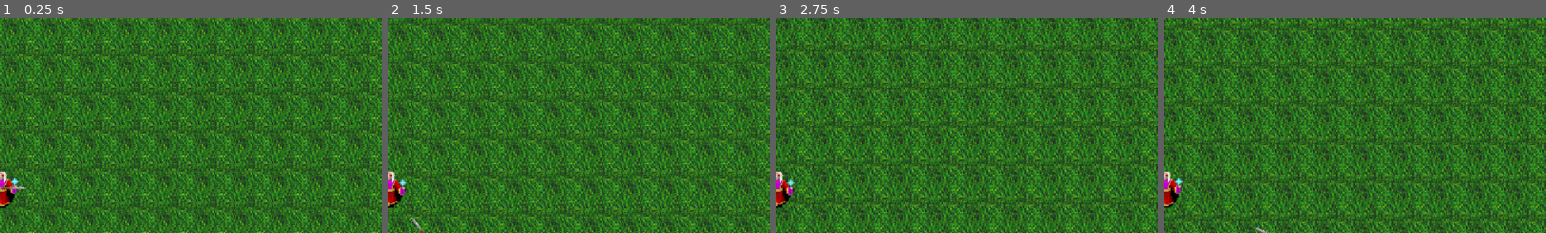
Above: before the commit, frames 1-4 (left to right).
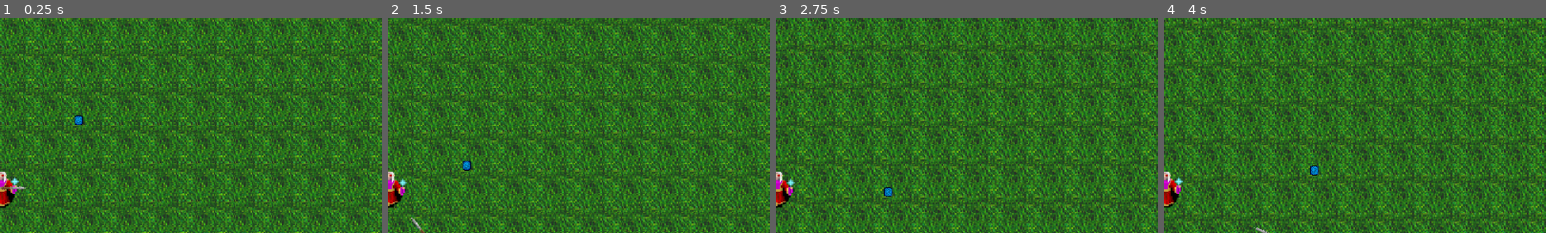
Above: after the commit, the same moments.

Repository: Sam-xiexielaoshi/Vampire-survivors-like
Game: Godot game, scene res://World/world.tscn
Two runs of this game, one before a commit and one after it. Both use one fixed random seed, a clock stepped at 60 frames per second and the inputs below. Sound files missing from this copy of the repository are replaced by a short silence.
Inputs (mouse positions are % of the whole screen's width and height, from its top left):
- Up to frame 1 (0.25 s): no input
- Up to frame 2 (1.5 s): move the mouse to (45, 70) at 0.52 s; hold W (up) from 0.53 s (still down); click (45, 70) at 0.6 s; move the mouse to (80, 65) at 1.27 s; click (80, 65) at 1.35 s
- Up to frame 3 (2.75 s): move the mouse to (20, 35) at 2.02 s; release W (up) at 2.03 s; hold A (left) from 2.03 s (still down); click (20, 35) at 2.1 s
- Up to frame 4 (4 s): move the mouse to (55, 50) at 2.77 s; click (55, 50) at 2.85 s; move the mouse to (35, 25) at 3.52 s; release A (left) at 3.53 s; hold S (down) from 3.53 s (still down); click (35, 25) at 3.6 s
The pictures show only the part of the screen within x 50-100%, y 10-60%; the shares and areas given below are measured in that part.

The runs differ from the first frame. In frame 1, 0.1% of the frame differs, in the area x 19-22%, y 44-50%; in frame 2, 0.1%; in frame 3, 0.1%; in frame 4, 0.1%.

Commit message:
completed leveling up and also added gui for the upgrades

Diff:
--- a/Objects/experience_gem.gd
+++ b/Objects/experience_gem.gd
@@ -20,13 +20,6 @@
 		sprite.texture = spr_blue
 	else:
 		sprite.texture = spr_red
-	# Start invisible & small
-	scale = Vector2(0.2, 0.2)
-	sprite.modulate.a = 0.0  # alpha 0 = invisible
-
-	var tween = get_tree().create_tween()
-	tween.tween_property(sprite, "scale", Vector2.ONE, 0.3).set_trans(Tween.TRANS_BACK).set_ease(Tween.EASE_OUT)
-	tween.parallel().tween_property(sprite, "modulate:a", 1.0, 0.3)
 
 func _physics_process(delta: float) -> void:
 	if target != null:
--- a/Player/player.gd
+++ b/Player/player.gd
@@ -45,6 +45,10 @@
 #GUI
 @onready var expBar = get_node("%ExperienceBar")
 @onready var lblLevel = get_node("%Lbl_Level")
+@onready var levelPanel = get_node("%LevelUp")
+@onready var upgradeOptions = get_node("%UpgradeOptions")
+@onready var sndLevelUp = get_node("%snd_levelUp")
+@onready var itemOptions = preload("res://Utility/item_option.tscn")
 
 func _ready() -> void:
 	attack()
@@ -175,10 +179,9 @@
 	if experience + collected_experience>= exp_required: #level up
 		collected_experience -= exp_required - experience
 		experience_level +=1
-		lblLevel.text =  str("Level: ", experience_level)
 		experience =0
 		exp_required = calculate_experiencecap()
-		calculate_experience(0)
+		levelup()
 	else:
 		experience+=collected_experience
 		collected_experience=0
@@ -198,3 +201,27 @@
 func set_expBar(set_value=1, set_max_value=100):
 	expBar.value = set_value
 	expBar.max_value = set_max_value
+
+func levelup():
+	sndLevelUp.play()
+	lblLevel.text =  str("Level: ", experience_level)
+	var tween = levelPanel.create_tween()
+	tween.tween_property(levelPanel, "position", Vector2(220,50), 0.2).set_trans(Tween.TRANS_QUINT).set_ease(Tween.EASE_IN)
+	tween.play()
+	levelPanel.visible=true
+	var options = 0
+	var optionsmax = 3
+	while options<optionsmax:
+		var option_choice=itemOptions.instantiate()
+		upgradeOptions.add_child(option_choice)
+		options+=1
+	get_tree().paused=true
+
+func upgrade_character(upgrade):
+	var option_childer = upgradeOptions.get_children()
+	for i in option_childer:
+		i.queue_free()
+	levelPanel.visible = false
+	levelPanel.position = Vector2(800, 50)
+	get_tree().paused=false
+	calculate_experience(0)
--- a/Player/player.tscn
+++ b/Player/player.tscn
@@ -6,6 +6,7 @@
 [ext_resource type="Texture2D" uid="uid://cbsp2crb7vrqh" path="res://Texture/GUI/exp_background.png" id="4_fhl08"]
 [ext_resource type="Texture2D" uid="uid://he8qrw5841nu" path="res://Texture/GUI/exp_progress.png" id="5_vtle1"]
 [ext_resource type="FontFile" uid="uid://dew2lbiwdprgc" path="res://Font/tenderness.otf" id="6_od3ui"]
+[ext_resource type="AudioStream" uid="uid://b7o0vtp65hk8n" path="res://Audio/SoundEffect/levelup.ogg" id="7_vtle1"]
 
 [sub_resource type="CapsuleShape2D" id="CapsuleShape2D_4ntmi"]
 radius = 4.0
@@ -124,6 +125,39 @@
 horizontal_alignment = 1
 vertical_alignment = 2
 
+[node name="LevelUp" type="Panel" parent="GUILayer/GUI"]
+unique_name_in_owner = true
+process_mode = 2
+visible = false
+layout_mode = 0
+offset_left = 800.0
+offset_top = 50.0
+offset_right = 1000.0
+offset_bottom = 300.0
+
+[node name="lbl_LevelUp" type="Label" parent="GUILayer/GUI/LevelUp"]
+layout_mode = 0
+offset_right = 200.0
+offset_bottom = 50.0
+theme_override_fonts/font = ExtResource("6_od3ui")
+text = "LeveL Up !"
+horizontal_alignment = 1
+vertical_alignment = 1
+
+[node name="UpgradeOptions" type="VBoxContainer" parent="GUILayer/GUI/LevelUp"]
+unique_name_in_owner = true
+layout_mode = 0
+offset_left = 10.0
+offset_top = 50.0
+offset_right = 190.0
+offset_bottom = 100.0
+
+[node name="snd_levelUp" type="AudioStreamPlayer" parent="GUILayer/GUI/LevelUp"]
+unique_name_in_owner = true
+stream = ExtResource("7_vtle1")
+volume_db = -10.0
+mix_target = 1
+
 [connection signal="hurt" from="HurtBox" to="." method="_on_hurt_box_hurt"]
 [connection signal="timeout" from="Attack/IceSpearTimer" to="." method="_on_ice_spear_timer_timeout"]
 [connection signal="timeout" from="Attack/IceSpearTimer/IceSpearAttackTimer" to="." method="_on_ice_spear_attack_timer_timeout"]
--- /dev/null
+++ b/Utility/item_option.gd
@@ -0,0 +1,21 @@
+extends ColorRect
+
+var mouse_over = false
+var item = null
+@onready var player= get_tree().get_first_node_in_group("player")
+
+signal selected_upgrade(upgrade)
+
+func _ready() -> void:
+	connect("selected_upgrade", Callable(player, "upgrade_character"))
+
+func _input(event):
+	if event.is_action("click"):
+		if mouse_over:
+			emit_signal("selected_upgrade", item)
+
+func _on_mouse_entered() -> void:
+	mouse_over=true
+
+func _on_mouse_exited() -> void:
+	mouse_over=false
--- /dev/null
+++ b/Utility/item_option.tscn
@@ -0,0 +1,65 @@
+[gd_scene load_steps=4 format=3 uid="uid://b64yee8k1pbdk"]
+
+[ext_resource type="Texture2D" uid="uid://bdslb0ict4yfh" path="res://Texture/Items/Weapons/sword.png" id="1_gcekk"]
+[ext_resource type="Script" uid="uid://1m2q7l3t5i63" path="res://Utility/item_option.gd" id="1_k7luv"]
+[ext_resource type="FontFile" uid="uid://dew2lbiwdprgc" path="res://Font/tenderness.otf" id="2_k7luv"]
+
+[node name="ItemOption" type="ColorRect"]
+custom_minimum_size = Vector2(180, 50)
+anchors_preset = -1
+anchor_right = 0.281
+anchor_bottom = 0.139
+offset_right = 0.159988
+offset_bottom = -0.0400047
+color = Color(0.54902, 0.54902, 0.54902, 1)
+script = ExtResource("1_k7luv")
+
+[node name="ColorRect" type="ColorRect" parent="."]
+layout_mode = 0
+offset_left = 2.0
+offset_top = 2.0
+offset_right = 26.0
+offset_bottom = 26.0
+color = Color(0, 0, 0, 1)
+
+[node name="ItemIcon" type="TextureRect" parent="ColorRect"]
+layout_mode = 0
+offset_right = 32.0
+offset_bottom = 32.0
+scale = Vector2(0.75, 0.75)
+texture = ExtResource("1_gcekk")
+
+[node name="lbl_name" type="Label" parent="."]
+layout_mode = 0
+offset_left = 39.0
+offset_top = 2.0
+offset_right = 79.0
+offset_bottom = 25.0
+theme_override_fonts/font = ExtResource("2_k7luv")
+text = "Name"
+horizontal_alignment = 1
+vertical_alignment = 1
+
+[node name="lbl_description" type="Label" parent="."]
+layout_mode = 0
+offset_left = 4.0
+offset_top = 27.0
+offset_right = 166.0
+offset_bottom = 48.0
+theme_override_fonts/font = ExtResource("2_k7luv")
+theme_override_font_sizes/font_size = 8
+text = "Description of Item"
+autowrap_mode = 3
+
+[node name="lbl_level" type="Label" parent="."]
+layout_mode = 0
+offset_left = 130.0
+offset_top = 3.0
+offset_right = 170.0
+offset_bottom = 26.0
+theme_override_fonts/font = ExtResource("2_k7luv")
+theme_override_font_sizes/font_size = 12
+text = "Level: 1"
+
+[connection signal="mouse_entered" from="." to="." method="_on_mouse_entered"]
+[connection signal="mouse_exited" from="." to="." method="_on_mouse_exited"]
--- a/World/world.tscn
+++ b/World/world.tscn
@@ -1,8 +1,9 @@
-[gd_scene load_steps=4 format=3 uid="uid://d1mxp8q8gr3a6"]
+[gd_scene load_steps=5 format=3 uid="uid://d1mxp8q8gr3a6"]
 
 [ext_resource type="Texture2D" uid="uid://5hjujuv104vn" path="res://Texture/dirt_full_new.png" id="1_62w18"]
 [ext_resource type="PackedScene" uid="uid://3tc65prastig" path="res://Player/player.tscn" id="2_8a836"]
 [ext_resource type="PackedScene" uid="uid://dd70jafyo3o8c" path="res://Utility/enemy_spawner.tscn" id="3_j8job"]
+[ext_resource type="PackedScene" uid="uid://bhd707st5lqca" path="res://Objects/experience_gem.tscn" id="4_3f78f"]
 
 [node name="World" type="Node2D"]
 
@@ -17,3 +18,7 @@
 [node name="EnemySpawner" parent="." instance=ExtResource("3_j8job")]
 
 [node name="Loot" type="Node2D" parent="." groups=["loot"]]
+
+[node name="ExperienceGem" parent="Loot" instance=ExtResource("4_3f78f")]
+position = Vector2(66, -56)
+experience = 10
--- a/project.godot
+++ b/project.godot
@@ -59,6 +59,11 @@
 , Object(InputEventKey,"resource_local_to_scene":false,"resource_name":"","device":-1,"window_id":0,"alt_pressed":false …(186 unchanged characters)…
 ]
 }
+click={
+"deadzone": 0.2,
+"events": [Object(InputEventMouseButton,"resource_local_to_scene":false,"resource_name":"","device":-1,"window_id":0,"alt_pressed":false,"shift_pressed":false,"ctrl_pressed":false,"meta_pressed":false,"button_mask":0,"position":Vector2(0, 0),"global_position":Vector2(0, 0),"factor":1.0,"button_index":1,"canceled":false,"pressed":false,"double_click":false,"script":null)
+]
+}
 
 [layer_names]
 
Not shown: 1 places in Player/player.tscn that only renumber resources
Not shown, added: Utility/item_option.gd.uid
